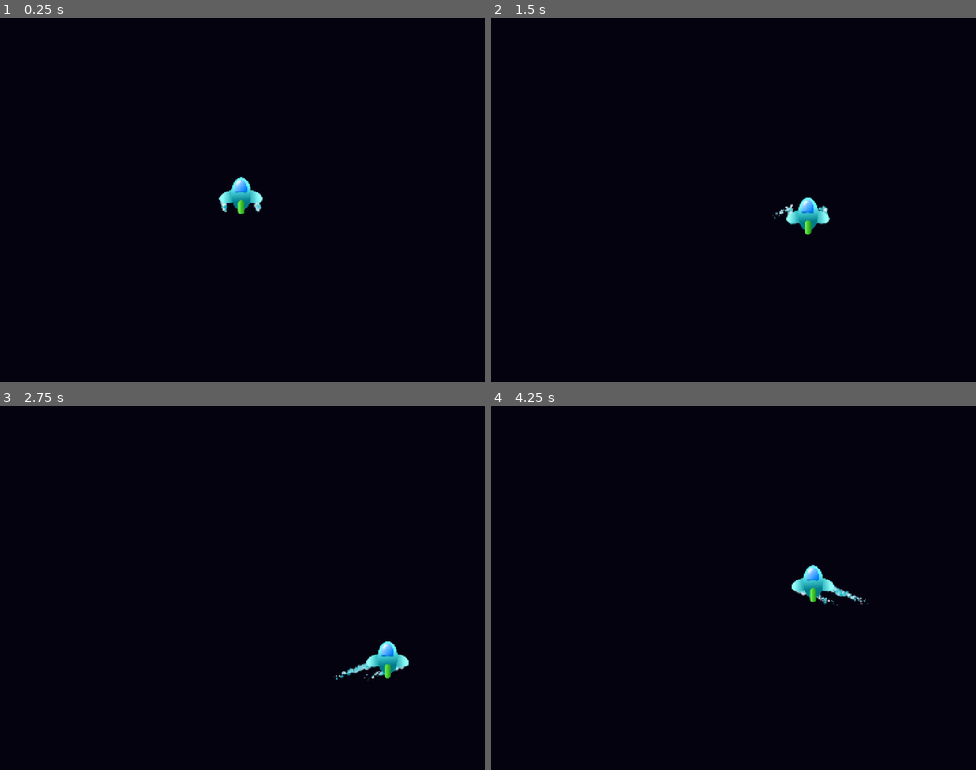
Above: before the commit, frames 1-4 (two rows, left to right).
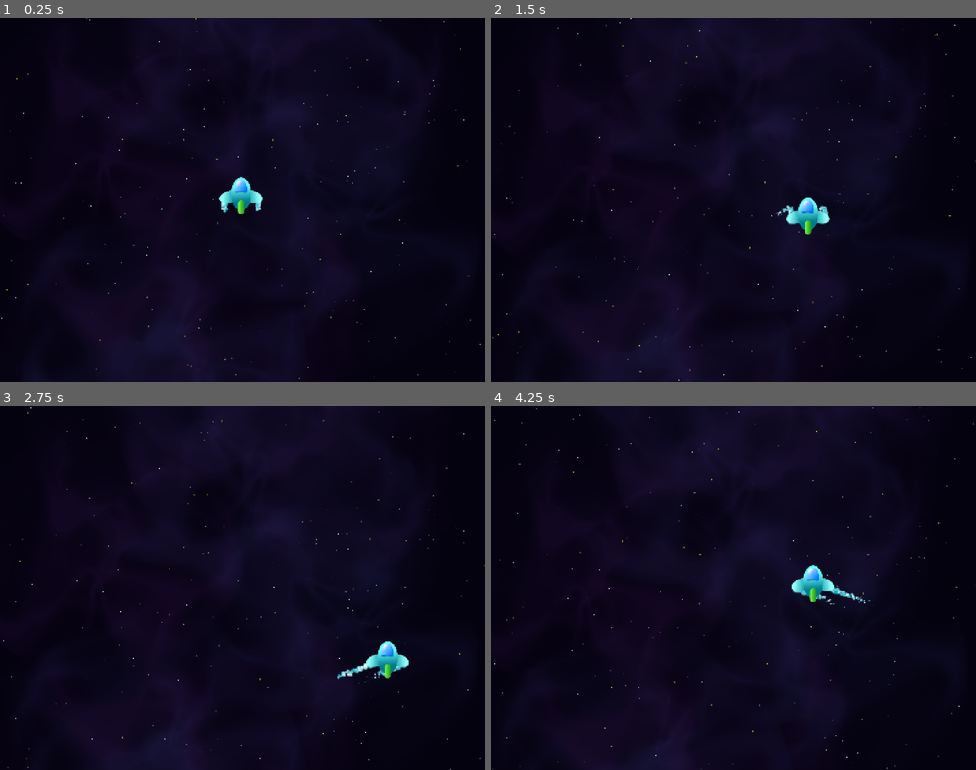
Above: after the commit, the same moments.

Repository: DaveM7788/space-ace-46
Game: Godot game, scene res://Scenes/Level/level.tscn
Two runs of this game, one before a commit and one after it. Both use one fixed random seed, a clock stepped at 60 frames per second and the inputs below.
Inputs:
- Up to frame 1 (0.25 s): no input
- Up to frame 2 (1.5 s): hold D (right) 0.53-1.28 s; hold S (down) from 1.28 s (still down)
- Up to frame 3 (2.75 s): release S (down) at 2.03 s; hold D (right) from 2.03 s (still down)
- Up to frame 4 (4.25 s): release D (right) at 2.78 s; hold W (up) 2.78-3.53 s; hold A (left) from 3.53 s (still down)

The runs differ from the first frame. In frame 1, 6.9% of the frame differs, in the area x 0-100%, y 0-100%; in frame 2, 7.0%; in frame 3, 7.4%; in frame 4, 8.0%.

Commit message:
particles background
stars and fog

Diff:
--- /dev/null
+++ b/Scenes/Background/background.tscn
@@ -0,0 +1,70 @@
+[gd_scene format=3 uid="uid://btx2hjtk0ch8q"]
+
+[ext_resource type="Texture2D" uid="uid://dsxhw3kwmn4g1" path="res://Assets/Textures/flame_04.png" id="1_xgg7f"]
+[ext_resource type="Texture2D" uid="uid://dq6p6c18fllin" path="res://Assets/Textures/StarDot.png" id="2_onlrx"]
+
+[sub_resource type="Gradient" id="Gradient_xgg7f"]
+colors = PackedColorArray(0.7044621, 0.15214819, 0.7631198, 0.5058824, 0.257037, 0.42597753, 0.86632615, 0.5058824)
+
+[sub_resource type="Gradient" id="Gradient_onlrx"]
+offsets = PackedFloat32Array(0.0030864198, 1)
+colors = PackedColorArray(0.65729624, 0.8400734, 0.7885493, 1, 0.78384954, 0.80798537, 0.993166, 1)
+
+[sub_resource type="Gradient" id="Gradient_bgfm1"]
+offsets = PackedFloat32Array(0.0030864198, 1)
+colors = PackedColorArray(0.5437083, 0.49856085, 0.30587712, 1, 0.8297268, 0.7906297, 0.13644159, 1)
+
+[node name="Background" type="Node2D" unique_id=929949721]
+
+[node name="Fog" type="CPUParticles2D" parent="." unique_id=1893461647]
+position = Vector2(677, -516)
+amount = 12
+texture = ExtResource("1_xgg7f")
+lifetime = 90.0
+preprocess = 60.0
+emission_shape = 3
+emission_rect_extents = Vector2(400, 1)
+direction = Vector2(0, 1)
+spread = 10.0
+gravity = Vector2(0, 0)
+initial_velocity_min = 25.0
+initial_velocity_max = 40.0
+angular_velocity_min = -3.0
+angular_velocity_max = 3.0
+scale_amount_min = 2.0
+scale_amount_max = 3.0
+color_initial_ramp = SubResource("Gradient_xgg7f")
+
+[node name="Stars" type="CPUParticles2D" parent="." unique_id=1220315326]
+position = Vector2(721, -537)
+amount = 512
+texture = ExtResource("2_onlrx")
+lifetime = 90.0
+preprocess = 60.0
+emission_shape = 3
+emission_rect_extents = Vector2(720, 540)
+direction = Vector2(0, 1)
+spread = 2.0
+gravity = Vector2(0, 0)
+initial_velocity_min = 30.0
+initial_velocity_max = 50.0
+scale_amount_min = 0.4
+scale_amount_max = 0.6
+color_initial_ramp = SubResource("Gradient_onlrx")
+
+[node name="Stars2" type="CPUParticles2D" parent="." unique_id=933919549]
+position = Vector2(721, -537)
+amount = 256
+texture = ExtResource("2_onlrx")
+lifetime = 60.0
+preprocess = 60.0
+emission_shape = 3
+emission_rect_extents = Vector2(720, 540)
+direction = Vector2(0, 1)
+spread = 2.0
+gravity = Vector2(0, 0)
+initial_velocity_min = 100.0
+initial_velocity_max = 120.0
+scale_amount_min = 0.7
+scale_amount_max = 0.9
+color_initial_ramp = SubResource("Gradient_bgfm1")
--- a/Scenes/Level/level.tscn
+++ b/Scenes/Level/level.tscn
@@ -1,8 +1,11 @@
 [gd_scene format=3 uid="uid://d26wd7m34k71r"]
 
+[ext_resource type="PackedScene" uid="uid://btx2hjtk0ch8q" path="res://Scenes/Background/background.tscn" id="1_1ov45"]
 [ext_resource type="PackedScene" uid="uid://datl8gs6gwbx2" path="res://Scenes/Player/player.tscn" id="1_iheil"]
 
 [node name="Level" type="Node" unique_id=308442174]
 
+[node name="Background" parent="." unique_id=929949721 instance=ExtResource("1_1ov45")]
+
 [node name="Player" parent="." unique_id=1934808753 instance=ExtResource("1_iheil")]
 position = Vector2(716, 528)
